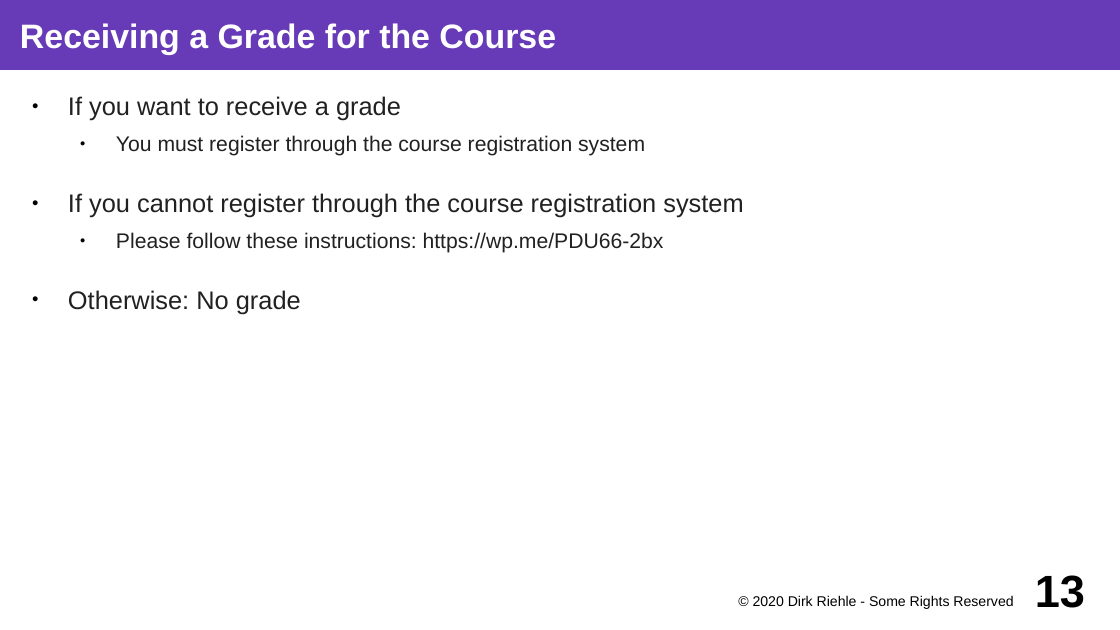
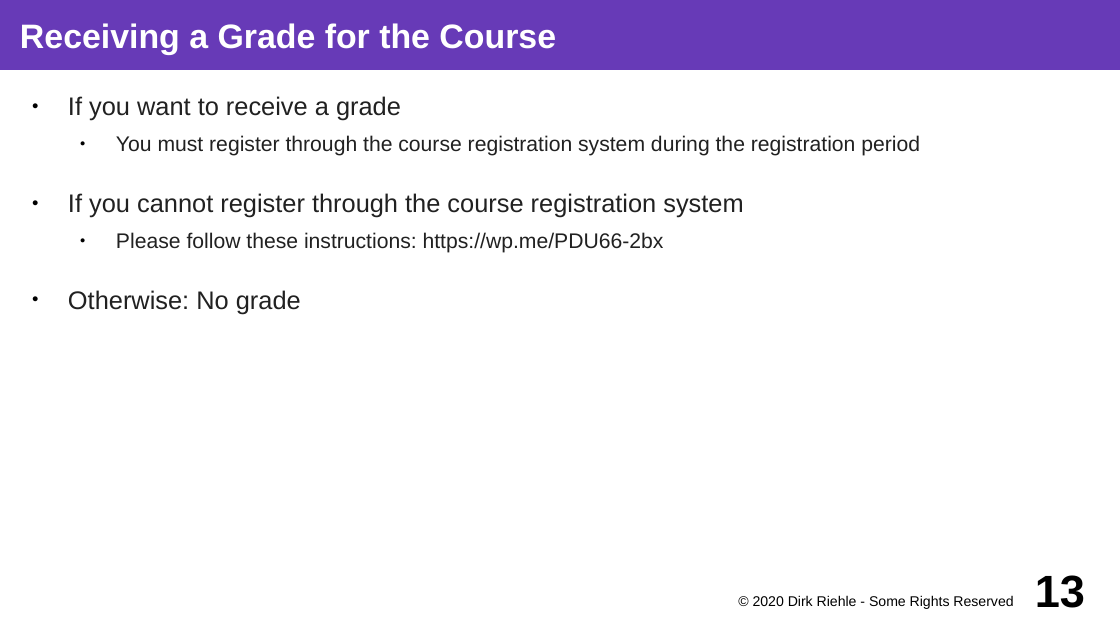
Before and after one commit to dirkriehle/coss-course, a slide deck: slide 13 of Lecture slides/COSS A01 - Course Introduction.odp. Drawn at 1120x630 pixels with LibreOffice and Linux fonts; fonts in the diff are those of the drawing. Boxes give left, top, right and bottom in pixels: in the first picture for what was removed or moved away, otherwise in the second. Text is boxed around its words. In the diff, an @@ line names an element or a change of style, - is before the commit and + after.

```diff
--- a/Lecture slides/COSS A01 - Course Introduction.odp
+++ b/Lecture slides/COSS A01 - Course Introduction.odp
@@ text at (116,135,920,156): text changed @@
-  ● You must register through the course registration system
+  ● You must register through the course registration system during the registration period
```
Also in this commit, not shown: 6 other slides changed, 4 other files.
